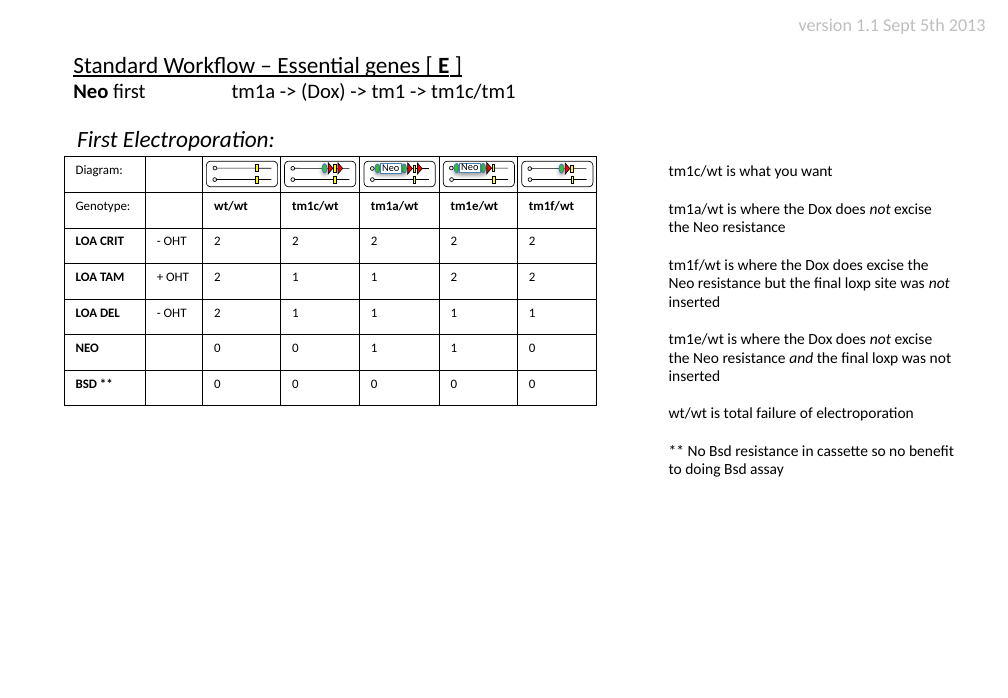
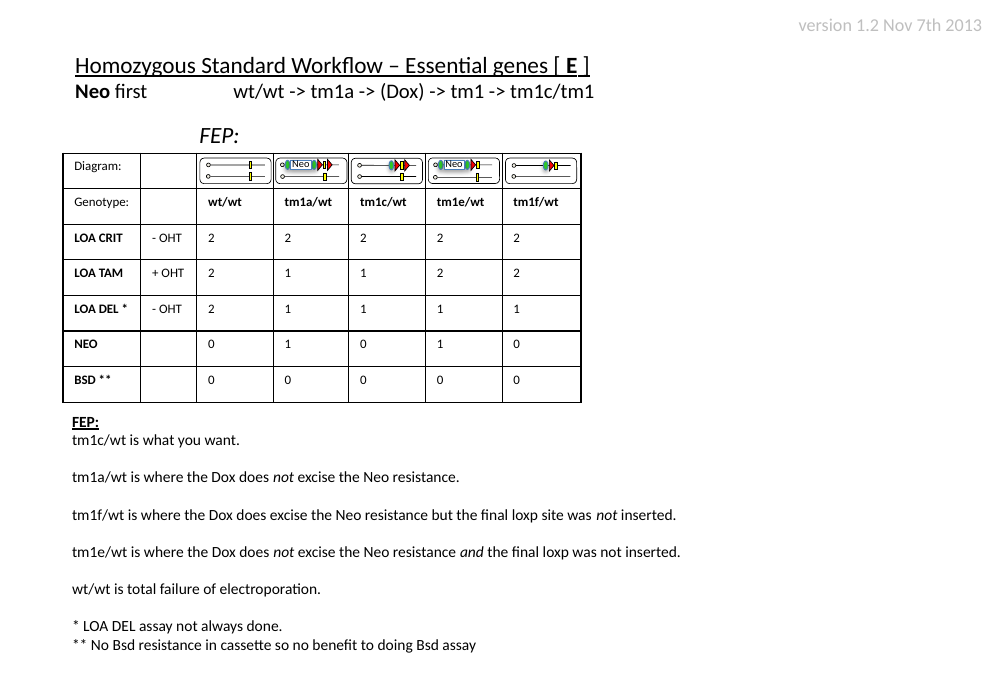
Before and after one commit to htgt/LIMS2-Docs, a slide deck: slide 4 of lab_worklflows/workflow_genotyping.pptx (slide 6 before the commit). Drawn at 1008x698 pixels with LibreOffice and Linux fonts; fonts in the diff are those of the drawing. Boxes give left, top, right and bottom in pixels: in the first picture for what was removed or moved away, otherwise in the second. Text is boxed around its words. In the diff, an @@ line names an element or a change of style, - is before the commit and + after.

Commit message:
Added Cre KI workflows to genotyping, copied homozygous workflows from lims2-webapp

```diff
--- a/lab_worklflows/workflow_genotyping.pptx
+++ b/lab_worklflows/workflow_genotyping.pptx
@@ text at (x1=799, y1=19, x2=982, y2=31): text changed @@
-version 1.1 Sept 5th 2013
+version 1.2 Nov 7th 2013
@@ text at (x1=75, y1=57, x2=594, y2=101): text changed @@
-Standard Workflow – Essential genes [ E ]
-Neo first tm1a -> (Dox) -> tm1 -> tm1c/tm1
+Homozygous Standard Workflow – Essential genes [ E ]
+Neo first wt/wt -> tm1a -> (Dox) -> tm1 -> tm1c/tm1
@@ text removed at (x1=77, y1=131, x2=275, y2=151) @@
-First Electroporation:
@@ text added at (x1=199, y1=128, x2=239, y2=143), 18 pt, text #000000, italic @@
+FEP:
@@ table at (x1=63, y1=153, x2=581, y2=402) @@
-row 2, column 4: tm1c/wt
+row 2, column 4: tm1a/wt
-row 2, column 5: tm1a/wt
+row 2, column 5: tm1c/wt
-row 5, column 1: LOA DEL
+row 5, column 1: LOA DEL *
-row 6, column 4: 0
+row 6, column 4: 1
-row 6, column 5: 1
+row 6, column 5: 0
@@ table resized from (x1=64, y1=157, x2=598, y2=407) to (x1=63, y1=153, x2=581, y2=402) @@
@@ 2 ellipses, 2 rectangles, 2 lines, 1 triangle, 1 rounded rectangle moved together from (x1=207, y1=161, x2=413, y2=186) to (x1=200, y1=158, x2=410, y2=183) @@
@@ 1 text, 1 ellipse, 1 rectangle moved together from (x1=375, y1=163, x2=401, y2=174) to (x1=286, y1=159, x2=312, y2=170) @@
@@ triangle moved from (x1=338, y1=162, x2=343, y2=174) to (x1=318, y1=160, x2=323, y2=171) @@
@@ 4 ellipses, 3 lines, 2 rounded rectangles, 2 rectangles moved together from (x1=285, y1=161, x2=436, y2=186) to (x1=276, y1=158, x2=423, y2=183) @@
@@ line moved from (374, 168) - (429, 168) to (362, 166) - (416, 166) @@
@@ triangle moved from (x1=417, y1=163, x2=422, y2=175) to (x1=395, y1=160, x2=400, y2=171) @@
@@ 2 lines, 1 rectangle, 1 ellipse, 1 triangle moved together from (x1=450, y1=162, x2=586, y2=183) to (x1=434, y1=160, x2=571, y2=181) @@
@@ ellipse moved from (x1=481, y1=164, x2=486, y2=173) to (x1=438, y1=160, x2=443, y2=169) @@
@@ ellipse moved from (x1=454, y1=164, x2=459, y2=173) to (x1=465, y1=160, x2=470, y2=169) @@
@@ 6 ellipses, 5 rectangles, 2 rounded rectangles, 2 lines, 1 text, 1 triangle moved together from (x1=370, y1=161, x2=594, y2=186) to (x1=357, y1=158, x2=577, y2=183) @@
@@ rectangle removed at (x1=571, y1=176, x2=574, y2=183) @@
@@ text "FEP:" moved from (x1=669, y1=165, x2=954, y2=477) to (x1=72, y1=417, x2=681, y2=653) @@
@@ text at (x1=72, y1=417, x2=681, y2=634): text changed @@
-tm1c/wt is what you want
-tm1a/wt is where the Dox does not excise the Neo resistance
-tm1f/wt is where the Dox does excise the Neo resistance but the final loxp site was not inserted
-tm1e/wt is where the Dox does not excise the Neo resistance and the final loxp was not inserted
-wt/wt is total failure of electroporation
+FEP:
+tm1c/wt is what you want.
+tm1a/wt is where the Dox does not excise the Neo resistance.
+tm1f/wt is where the Dox does excise the Neo resistance but the final loxp site was not inserted.
+tm1e/wt is where the Dox does not excise the Neo resistance and the final loxp was not inserted.
+wt/wt is total failure of electroporation.
+* LOA DEL assay not always done.
```
Also in this commit, not shown: 4 other slides changed, 2 slides added, 2 slides removed, 3 other files.
